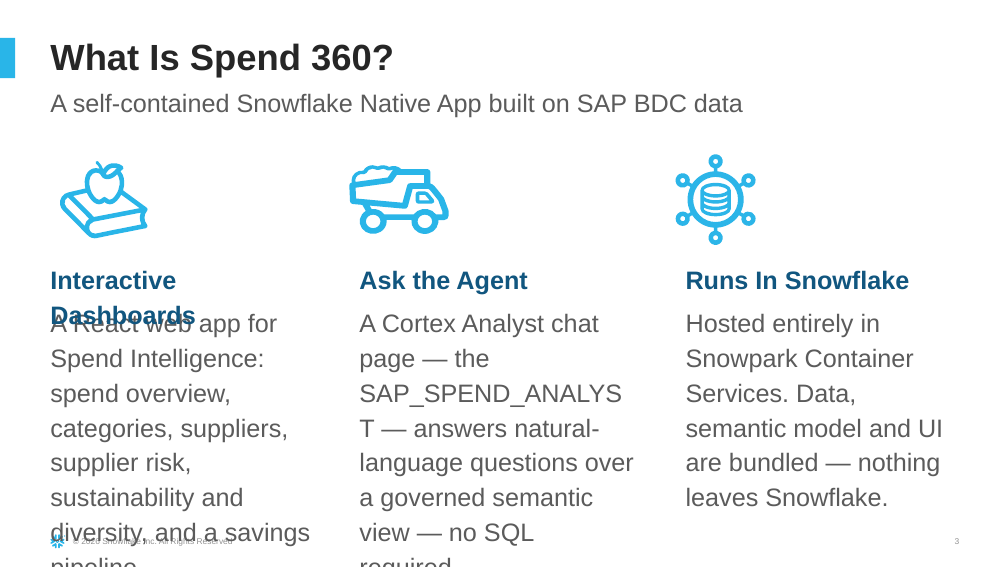
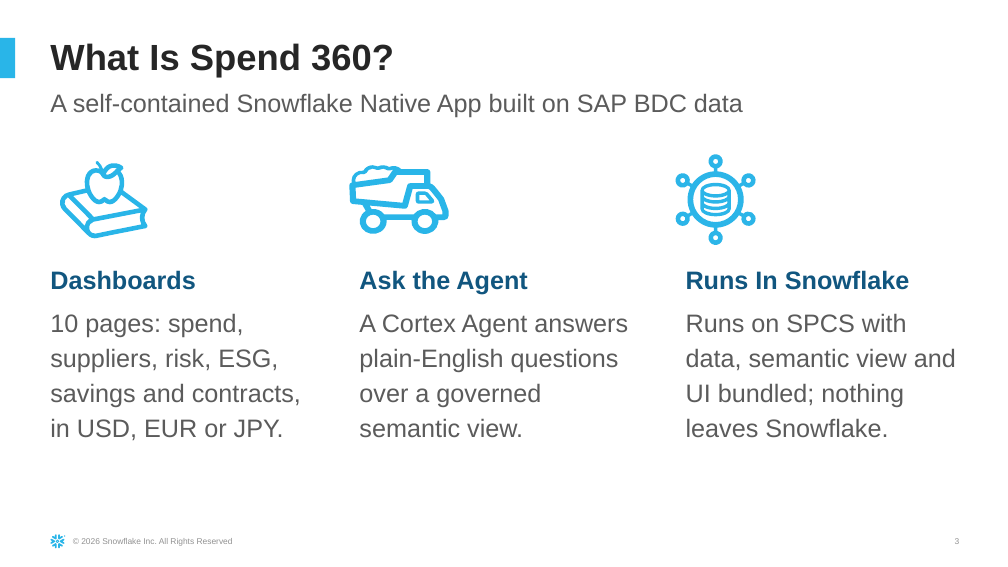
Before and after one commit to sfc-gh-dfreriks/sap-bdc-spend-360, a slide deck: slide 3 of docs/SAP_Spend_360_Demo_Guide.pptx. Drawn at 1008x567 pixels with LibreOffice and Linux fonts; fonts in the diff are those of the drawing. Boxes give left, top, right and bottom in pixels: in the first picture for what was removed or moved away, otherwise in the second. Text is boxed around its words. In the diff, an @@ line names an element or a change of style, - is before the commit and + after.

Commit message:
Rebuild the Spend 360 demo guide deck from a script
tools/build_demo_guide.py rewrites the July guide's text frames in place from
/tmp/spend_facts.json and adds three screenshot slides after Demo Act 1, the same
method as Working Capital 360. docs/SAP_Spend_360_Demo_Guide.pptx regenerated.

```diff
--- a/docs/SAP_Spend_360_Demo_Guide.pptx
+++ b/docs/SAP_Spend_360_Demo_Guide.pptx
@@ text at (x1=50, y1=270, x2=196, y2=290): text changed @@
-Interactive Dashboards
+Dashboards
@@ text at (x1=50, y1=313, x2=301, y2=440): text changed @@
-A React web app for Spend Intelligence: spend overview, categories, suppliers, supplier risk, sustainability and diversity, and a savings pipeline.
+10 pages: spend, suppliers, risk, ESG, savings and contracts, in USD, EUR or JPY.
@@ text at (x1=359, y1=314, x2=628, y2=437): text changed @@
-A Cortex Analyst chat page — the SAP_SPEND_ANALYST — answers natural-language questions over a governed semantic view — no SQL required.
+A Cortex Agent answers plain-English questions over a governed semantic view.
@@ text at (x1=686, y1=313, x2=956, y2=437): text changed @@
-Hosted entirely in Snowpark Container Services. Data, semantic model and UI are bundled — nothing leaves Snowflake.
+Runs on SPCS with data, semantic view and UI bundled; nothing leaves Snowflake.
```
Also in this commit, not shown: 11 other slides changed, 3 slides added, 1 other file.
